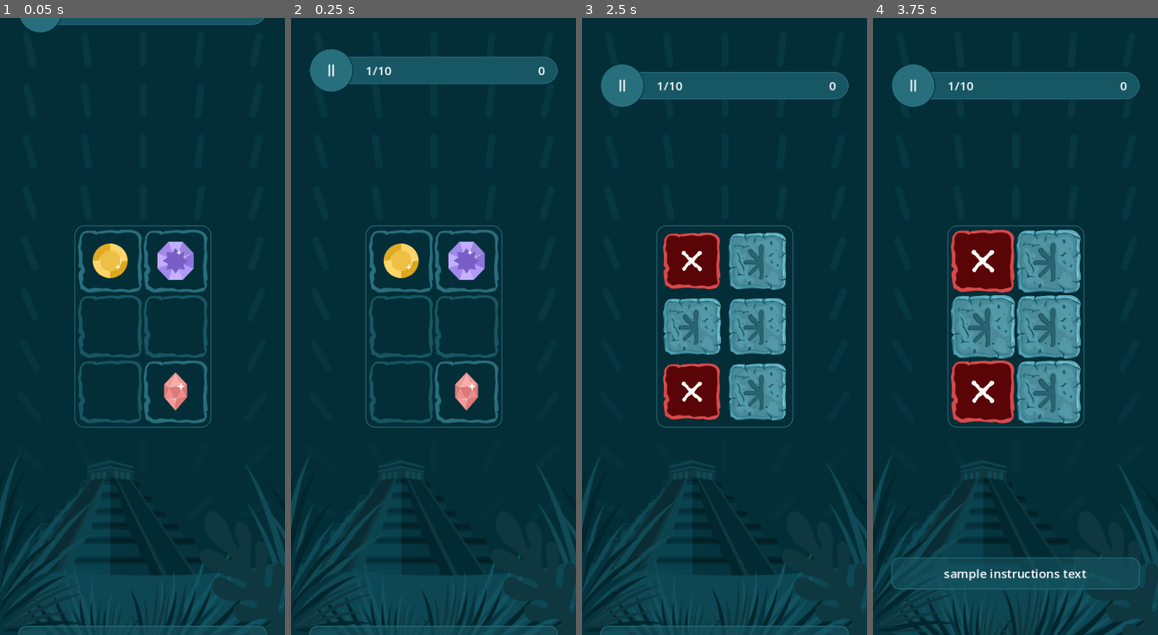
Above: before the commit, frames 1-4 (left to right).
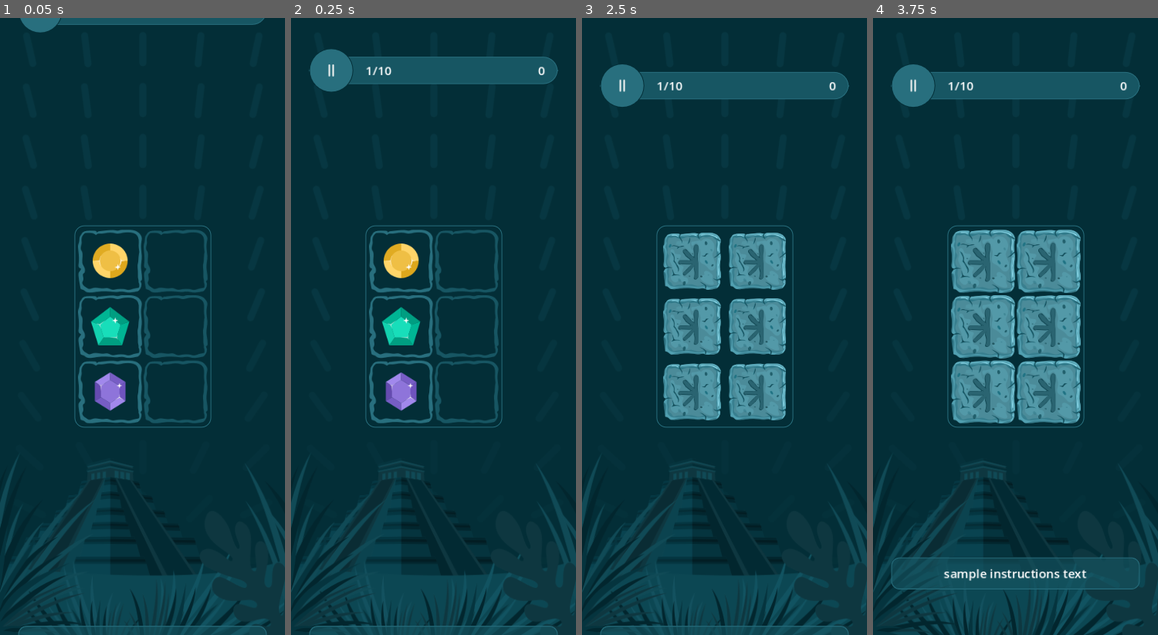
Above: after the commit, the same moments.

Repository: SugarF0x/hidden-gems-gd
Game: Godot game, scene res://hidden_gems_scene.tscn
Same seed, same stepped clock (60 frames per second), same inputs: the game is played once before the commit and once after it.
Inputs (mouse positions are in pixels of both pictures, inside the frame that each line leads up to):
- Up to frame 1 (0.05 s): no input
- Up to frame 2 (0.25 s): no input
- Up to frame 3 (2.5 s): click (704, 289) at 0.52 s; click (693, 258) at 1.27 s; click (693, 258) at 2.02 s
- Up to frame 4 (3.75 s): tap Enter at 3.5 s

The runs differ from the first frame. In frame 1, 3.2% of the frame differs, in the area x 27-73%, y 34-66%; in frame 2, 3.2%; in frame 3, 3.6%; in frame 4, 4.4%, in the area x 27-50%, y 34-66%.

Commit message:
unset default values

Diff:
--- a/game_scene.tscn
+++ b/game_scene.tscn
@@ -42,7 +42,7 @@
 pivot_offset = Vector2(163.5, 159)
 size_flags_horizontal = 4
 size_flags_vertical = 4
-correct_gem_indexes = Array[int]([0, 5, 1])
+correct_gem_indexes = Array[int]([0, 2, 4])
 
 [node name="Instructions" parent="MarginContainer/Container" instance=ExtResource("2_fu5pw")]
 unique_name_in_owner = true
--- a/grid.gd
+++ b/grid.gd
@@ -22,7 +22,7 @@
 
 @export var grid_size: Vector2i = Vector2i(2,3) : set = set_grid_size
 @export var reveal_type: RevealType = RevealType.ALL : set = set_reveal_type
-@export var correct_gem_indexes: Array[int] = [0, 3] : set = set_correct_gem_indexes
+@export var correct_gem_indexes: Array[int] = [] : set = set_correct_gem_indexes
 @export var selected_gem_indexes: Array[int] = [] : set = set_selected_gem_indexes
 
 var tile_size: int = Gem.max_tile_size : set = set_tile_size
--- a/grid.tscn
+++ b/grid.tscn
@@ -85,7 +85,6 @@
 grow_vertical = 2
 pivot_offset = Vector2(187.5, 406)
 script = ExtResource("1_g6546")
-selected_gem_indexes = Array[int]([0, 4])
 
 [node name="AnimationPlayer" type="AnimationPlayer" parent="."]
 root_node = NodePath("../Panel")
